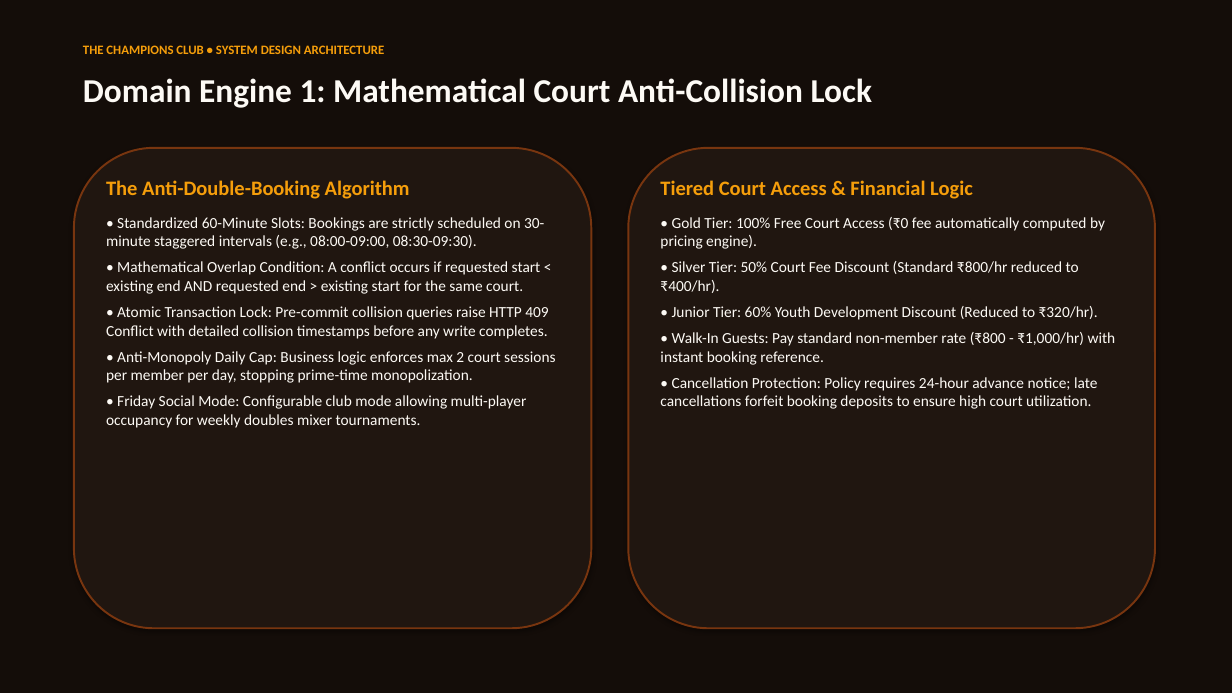
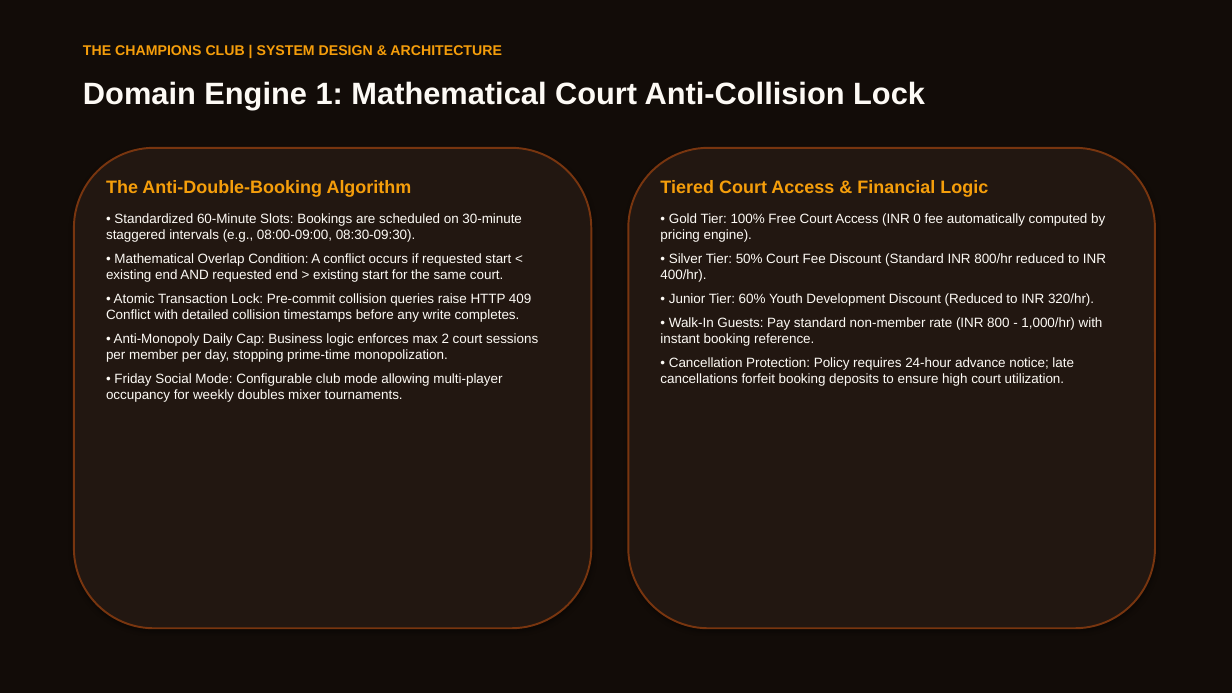
Before and after one commit to manas0306-ops/Sports-Club-Management, a slide deck: slide 5 of Champions_Club_System_Design.pptx. Drawn at 1232x693 pixels with LibreOffice and Linux fonts; fonts in the diff are those of the drawing. Boxes give left, top, right and bottom in pixels: in the first picture for what was removed or moved away, otherwise in the second. Text is boxed around its words. In the diff, an @@ line names an element or a change of style, - is before the commit and + after.

Commit message:
feat(presentation): deliver bulletproof system design PPTX and interactive warm ambient glassmorphic presentation viewer

```diff
--- a/Champions_Club_System_Design.pptx
+++ b/Champions_Club_System_Design.pptx
@@ background #140D09 to #FFFFFF @@
@@ rectangle added at [0, 0, 1232, 693], fill #120C08 @@
@@ text at [83, 45, 502, 55]: text changed; size 10 to 11 pt; font Calibri to Arial @@
-THE CHAMPIONS CLUB • SYSTEM DESIGN ARCHITECTURE
+THE CHAMPIONS CLUB | SYSTEM DESIGN & ARCHITECTURE
@@ text "Domain Engine 1: Mathematical Court ..." at [83, 81, 925, 110]: size 26 to 24 pt, font Calibri to Arial @@
@@ rounded rectangle at [74, 148, 592, 628]: fill #201610 to #221711 @@
@@ rounded rectangle at [628, 148, 1155, 628]: fill #201610 to #221711 @@
@@ text at [106, 180, 538, 402]: size 16 to 14 pt in "The Anti-Double-Booking Algorithm"; font Calibri to Arial in "The Anti-Double-Booking Algorithm", "• Mathematical Overlap Condition: A conflict occurs ...", "• Atomic Transaction Lock: Pre-commit collision queries ...", "• Anti-Monopoly Daily Cap: Business logic enforces ..." and 1 more places; size 12 to 10.5 pt in "• Mathematical Overlap Condition: A conflict occurs ...", "• Atomic Transaction Lock: Pre-commit collision queries ...", "• Anti-Monopoly Daily Cap: Business logic enforces ...", "• Friday Social Mode: Configurable club mode ..." @@
@@ text at [660, 180, 1074, 386]: size 16 to 14 pt in "Tiered Court Access & Financial Logic"; font Calibri to Arial in "Tiered Court Access & Financial Logic", "• Cancellation Protection: Policy requires 24-hour advance ..."; size 12 to 10.5 pt in "• Cancellation Protection: Policy requires 24-hour advance ..." @@
@@ text at [106, 213, 522, 242]: text changed; size 12 to 10.5 pt; font Calibri to Arial @@
-• Standardized 60-Minute Slots: Bookings are strictly scheduled on 30-minute staggered intervals (e.g., 08:00-09:00, 08:30-09:30).
+• Standardized 60-Minute Slots: Bookings are scheduled on 30-minute staggered intervals (e.g., 08:00-09:00, 08:30-09:30).
@@ text at [660, 213, 1106, 346]: text changed; size 12 to 10.5 pt; font Calibri to Arial @@
-• Gold Tier: 100% Free Court Access (₹0 fee automatically computed by pricing engine).
-• Silver Tier: 50% Court Fee Discount (Standard ₹800/hr reduced to ₹400/hr).
-• Junior Tier: 60% Youth Development Discount (Reduced to ₹320/hr).
-• Walk-In Guests: Pay standard non-member rate (₹800 - ₹1,000/hr) with instant booking reference.
+• Gold Tier: 100% Free Court Access (INR 0 fee automatically computed by pricing engine).
+• Silver Tier: 50% Court Fee Discount (Standard INR 800/hr reduced to INR 400/hr).
+• Junior Tier: 60% Youth Development Discount (Reduced to INR 320/hr).
+• Walk-In Guests: Pay standard non-member rate (INR 800 - 1,000/hr) with instant booking reference.
```
Also in this commit, not shown: 11 other slides changed, 4 other files.
